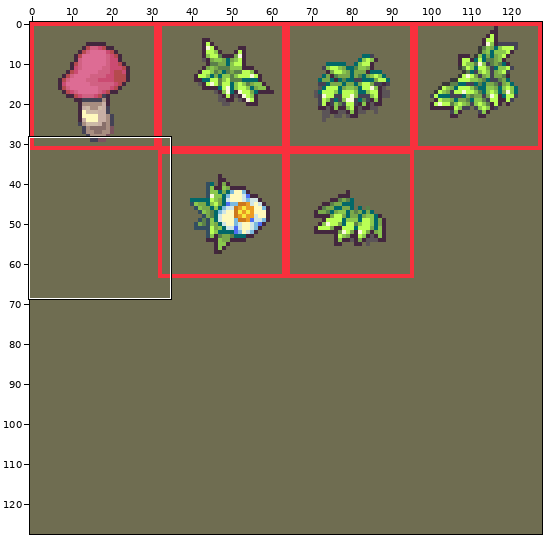
Two versions of one sprite sheet, images/props/plant-bits.png. Above: a wide view before the commit, with the close-up outlined.
Close-up. Before the commit:
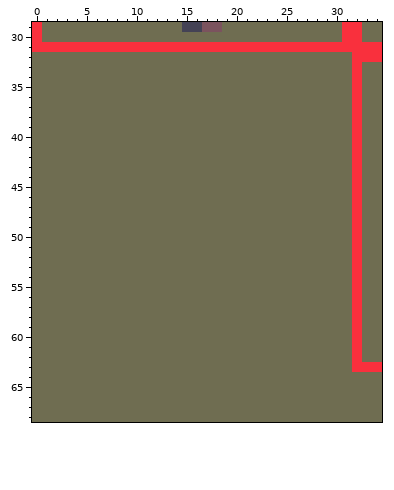
The file is 128x128 pixels. Shown: x 0..34, y 29..68.
After the commit:
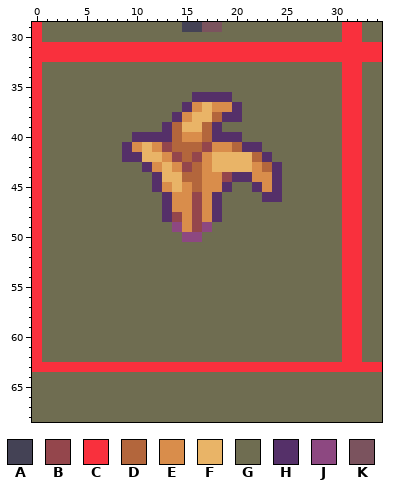
Palette (. is transparent): A #444255  B #94464c  C #f9303d  D #b3663c  E #d98d4b  F #e9b467  G #6f6d51  H #553069  J #8d4881  K #7b535e
From the commit log: Added one forgotten little plant neo drew.
Difference:
Colour G gives way to colour B in row 41 at x 13 and 17; in row 42 at x 14 and 16; in row 43 at x 15; in row 44 at x 19; in rows 46 to 47 at x 16; in row 48 at x 14 and 16.
Colour G gives way to colour B in row 49 at x 16.
Colour G gives way to colour C in row 32 at x 0 to 31; in rows 33 to 62 at x 0 and 31; in row 63 at x 0 to 31.
Colour G gives way to colour D in row 38 at x 18; in rows 39 to 40 at x 14 and 17; in row 41 at x 14 to 16 and 20; in row 42 at x 15 and 22; in row 43 at x 16 and 23; in row 44 at x 15 to 16.
Colour G gives way to colour D in row 45 at x 16.
Colour G gives way to colour E in row 37 at x 16 and 18 to 19; in row 38 at x 15; in row 40 at x 15 to 16; in row 41 at x 10, 12 and 18 to 19; in row 42 at x 13 and 17; in row 43 at x 12, 14, 17 and 22.
Colour G gives way to colour E in row 44 at x 17 to 18 and 22 to 23; in row 45 at x 13, 15, 17 to 18 and 23; in rows 46 to 47 at x 14 to 15 and 17; in row 48 at x 15 and 17; in row 49 at x 15.
Colour G gives way to colour F in row 37 at x 17; in row 38 at x 16 to 17; in row 39 at x 15 to 16; in row 41 at x 11; in row 42 at x 11 to 12 and 18 to 21; in row 43 at x 13 and 18 to 21.
Colour G gives way to colour F in row 44 at x 13 to 14; in row 45 at x 14.
Colour G gives way to colour H in row 36 at x 16 to 19; in row 37 at x 15 and 20; in row 38 at x 14 and 19 to 20; in row 39 at x 13 and 18; in row 40 at x 10 to 13 and 18 to 20; in row 41 at x 9 and 21 to 22.
Colour G gives way to colour H in row 42 at x 9 to 10 and 23; in row 43 at x 11 and 24; in row 44 at x 12, 20 to 21 and 24; in row 45 at x 12, 19, 22 and 24; in row 46 at x 13, 18 and 23 to 24; in rows 47 to 48 at x 13 and 18.
Colour G gives way to colour J in row 49 at x 14 and 17; in row 50 at x 15 to 16.
Where, in picture pixels (left, top, right, bottom), the same in both close-ups:
changed: (32, 52, 352, 372)
